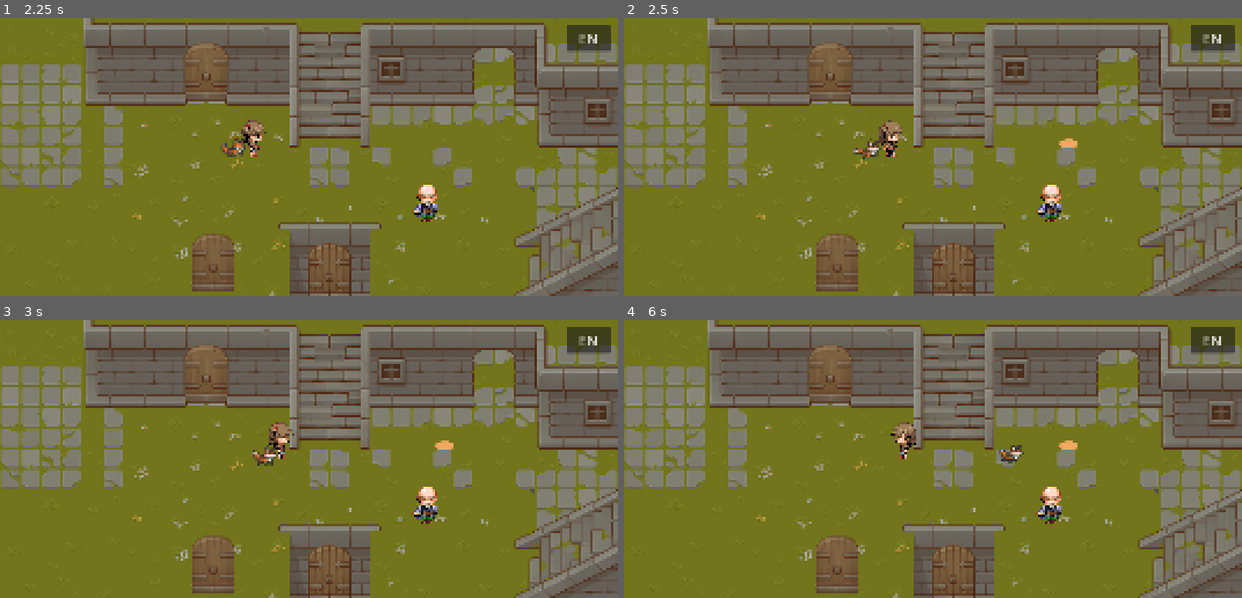
Above: before the commit, frames 1-4 (two rows, left to right).
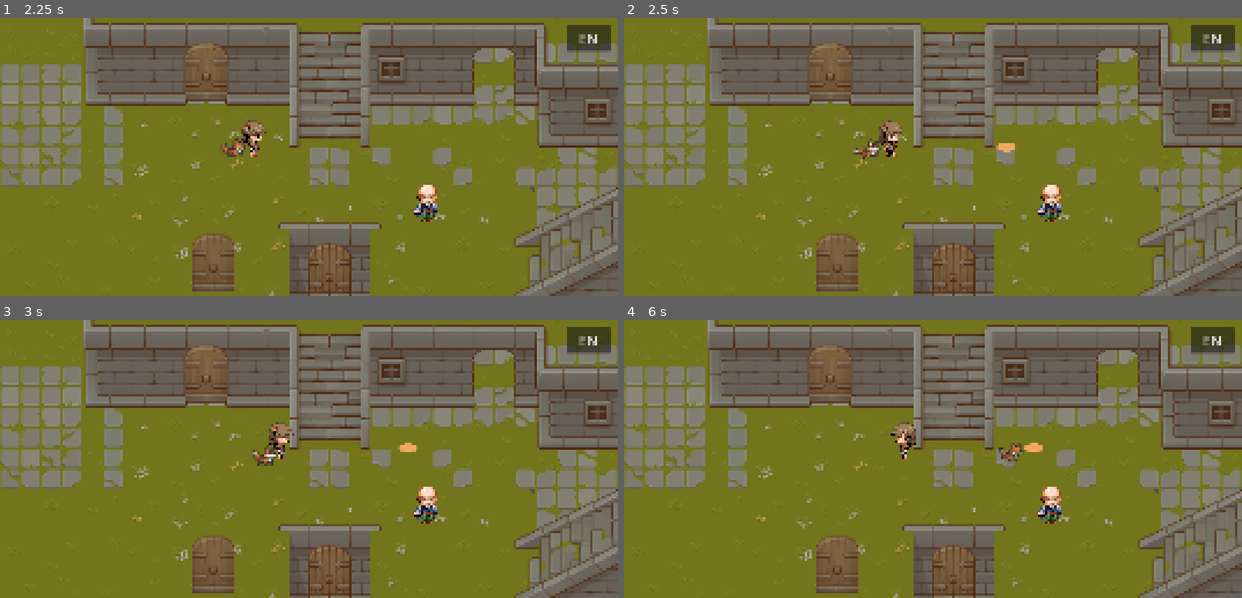
Above: after the commit, the same moments.

Repository: Davinca123/Everbond
Game: Godot game, scene res://scenes/main/main.tscn
Same seed, same stepped clock (60 frames per second), same inputs: the game is played once before the commit and once after it.
Inputs (mouse positions are in pixels of both pictures, inside the frame that each line leads up to):
- Up to frame 1 (2.25 s): click "EN" at 0.5 s; click "HU" at 1.25 s; tap Enter at 2 s; move the mouse to (444, 143) at 2.02 s; hold Right (ui_right) from 2.03 s (still down); hold E (interact) from 2.03 s (still down); click (444, 143) at 2.17 s
- Up to frame 2 (2.5 s): keep holding Right (ui_right); keep holding E (interact)
- Up to frame 3 (3 s): release Right (ui_right) at 2.75 s; release E (interact) at 2.75 s; drag from (185, 472) to (426, 520) at 2.77 s
- Up to frame 4 (6 s): move the mouse to (994, 397) at 3.52 s; hold Right (ui_right) 3.53-4.25 s; hold E (interact) 3.53-4.25 s; drag from (902, 514) to (784, 367) at 4.27 s; move the mouse to (1118, 500) at 5.02 s; hold Left (ui_left) 5.03-5.75 s; hold E (interact) 5.03-5.75 s; drag from (747, 417) to (1050, 520) at 5.77 s

Frame 1 is identical in both runs. In frame 2, 0.2% of the frame differs, in the area x 60-74%, y 43-49%; in frame 3, 0.2%; in frame 4, 0.3%, in the area x 60-74%, y 43-52%.

Commit message:
Keep the companion's destination within the send range
The destination is clamped to the range around the player's feet and
follows the player while the companion walks. During the wait the
companion comes back as soon as the player is out of range (plus a 40 px
tolerance). Path-finding drivers use an unlimited range override.

Co-Authored-By: Claude Opus 5.5 <noreply@anthropic.com>

Diff:
--- a/scenes/companion/companion.gd
+++ b/scenes/companion/companion.gd
@@ -36,6 +36,9 @@
 const GOTO_PROGRESS_DISTANCE: float = 10.0
 # Egy pont akkor van egy szint hálóján, ha a háló legközelebbi pontja ennyin belül van
 const NAV_REACH: float = 40.0
+# Várakozás közben ennyivel lehet a hős a küldési távolságon túl, mielőtt a lény feladja:
+# a cél a háló legközelebbi pontjára kerül, ami kicsit a távolságon túl is lehet
+const SEND_RANGE_TOLERANCE: float = 40.0
 
 # Hivatkozás a főhősre
 @onready var player = $"../Player"
@@ -75,6 +78,8 @@
 var current_state : State = State.FOLLOW
 
 # Változók a kattintásos mozgáshoz
+# tap_target: a koppintott pont; click_target_pos: az aktuális cél, a küldési távolságon belül
+var tap_target: Vector2 = Vector2.ZERO
 var click_target_pos : Vector2 = Vector2.ZERO
 var wait_timer: float = 0.0
 var stay_bar_shown: bool = false
@@ -107,14 +112,11 @@
 			handle_goto_logic(delta)
 		State.IDLE:
 			velocity = Vector2.ZERO
-			# Kis várakozás után visszaszalad a hőshöz
+			# Kis várakozás után visszaszalad a hőshöz; ha a hős közben túl messzire ment
+			# (a küldési távolságon túl), azonnal
 			wait_timer -= delta
-			if wait_timer <= 0.0:
-				current_state = State.FOLLOW
-				# Ha a hős szintjén vagyunk, de a hozzá vezető legrövidebb út más szinten át
-				# visz (pl. az alagúton jöttünk ide), azon megyünk vissza
-				if level_crossings.is_empty():
-					level_crossings = plan_crossings(player_feet.global_position, get_level(player))
+			if wait_timer <= 0.0 or is_player_out_of_range():
+				end_stay()
 
 	# IRÁNYBA FORDULÁS:
 	# Ha a sebesség x tengelye negatív, balra megy -> tükrözzük a képet
@@ -181,6 +183,18 @@
 	else:
 		velocity = Vector2.ZERO # Ha elég közel van, megáll
 
+# Vége a várakozásnak: vissza a hőshöz
+func end_stay() -> void:
+	current_state = State.FOLLOW
+	wait_timer = 0.0
+	# Ha a hős szintjén vagyunk, de a hozzá vezető legrövidebb út más szinten át
+	# visz (pl. az alagúton jöttünk ide), azon megyünk vissza
+	if level_crossings.is_empty():
+		level_crossings = plan_crossings(player_feet.global_position, get_level(player))
+
+func is_player_out_of_range() -> bool:
+	return feet.global_position.distance_to(player_feet.global_position) > PlayerData.get_companion_send_range() + SEND_RANGE_TOLERANCE
+
 # 2. LOGIKA: Séta a kattintott pontra
 func handle_goto_logic(delta: float):
 	# Ha a cél felé vezető legrövidebb út más szinten át visz (pl. az alagúton),
@@ -198,6 +212,14 @@
 			arrive()
 		return
 
+	# Újratervezéskor a cél követi a hőst, hogy a küldési távolságon belül maradjon.
+	# Ha a cél arrébb került, az elakadásfigyelés elölről kezdi (nem a lény akadt el).
+	if repath_timer <= 0.0:
+		var destination: Vector2 = get_reachable_point(clamp_to_send_range(tap_target))
+		if destination.distance_to(click_target_pos) > GOTO_PROGRESS_DISTANCE:
+			goto_best_distance = INF
+			goto_stuck_timer = 0.0
+		click_target_pos = destination
 	update_path(click_target_pos)
 
 	# Ha nem jutunk előre (pl. a cél fal mögött van, és nincs navigációs háló), feladjuk.
@@ -252,10 +274,22 @@
 	goto_stuck_timer = 0.0
 	goto_best_distance = INF
 	repath_timer = 0.0 # Azonnal új utat számolunk az új célhoz
-	goto_crossings = plan_crossings(target_pos)
+	tap_target = target_pos
+	var in_range_target: Vector2 = clamp_to_send_range(target_pos)
+	goto_crossings = plan_crossings(in_range_target)
 	# Falra/akadályra koppintva a legközelebbi elérhető pont lesz a cél (a jelölő is oda kerül)
-	click_target_pos = get_reachable_point(target_pos)
+	click_target_pos = get_reachable_point(in_range_target)
 	print("Lény: Indulok a koordinátára: ", click_target_pos)
+
+# A koppintott pont, ha a hős lábától a küldési távolságon belül van; különben a
+# távolság körének a koppintás felé eső pontja (egyenes vonalban mérve, nem az úton).
+# A távolságot mindig újra kiolvassuk, így egy új szint azonnal érvényes.
+func clamp_to_send_range(target: Vector2) -> Vector2:
+	var from: Vector2 = player_feet.global_position
+	var send_range: float = PlayerData.get_companion_send_range()
+	if from.distance_to(target) <= send_range:
+		return target
+	return from + from.direction_to(target) * send_range
 
 # A célhoz legközelebbi pont, ahová a lény eljut: az út vége azon a szinten, ahol a
 # koppintott út véget ér (az utolsó kapu után). A map_get_closest_point nem jó, mert nem
--- a/scripts/global/player_data.gd
+++ b/scripts/global/player_data.gd
@@ -14,6 +14,19 @@
 var companion_obedience: int = 1
 var companion_unlocked_skills: Array[String] = []
 
+# A küldési távolság (px) szintenként: a lény célja legfeljebb ennyire lehet a hős lábától
+# (docs/companion-training-plan.md, 1. és 8. rész; a számok ideiglenesek)
+const COMPANION_SEND_RANGES: Array[float] = [500.0, 650.0, 800.0, 1000.0, 1200.0]
+var companion_range_level: int = 0
+# Ha nagyobb 0-nál, ez a küldési távolság a szinttől függetlenül (tesztekhez, pl. az
+# útkeresési tesztek a pálya távoli pontjaira küldik a lényt)
+var companion_send_range_override: float = 0.0
+
+func get_companion_send_range() -> float:
+	if companion_send_range_override > 0.0:
+		return companion_send_range_override
+	return COMPANION_SEND_RANGES[clampi(companion_range_level, 0, COMPANION_SEND_RANGES.size() - 1)]
+
 func heal(amount: int) -> void:
 	current_health = clampi(current_health + amount, 0, max_health)
 	SignalBus.player_health_changed.emit(current_health, max_health)
--- a/test/drive.gd
+++ b/test/drive.gd
@@ -60,6 +60,8 @@
 var out = OS.get_environment("OUT"); var name_ = OS.get_environment("SCENARIO")
 
 func _ready():
+	# Az útkeresést teszteljük, nem a küldési távolságot: a lény a pálya távoli pontjaira is elmegy
+	PlayerData.companion_send_range_override = INF
 	main = load("res://scenes/main/main.tscn").instantiate()
 	add_child(main)
 	world = SceneManager.current_map
--- a/test/tap_test.gd
+++ b/test/tap_test.gd
@@ -90,6 +90,20 @@
 	# A kamera simítása miatt várunk, amíg a kép megáll
 	await seconds(1.5)
 
+# Megvárjuk, amíg a lény újra a hős mellett jár (követő állapot, közel a hőshöz)
+func wait_until_following(timeout: float = 8.0) -> void:
+	var t := 0.0
+	while (comp.current_state != comp.State.FOLLOW or cfeet.global_position.distance_to(pfeet.global_position) > comp.min_distance + 20.0) and t < timeout:
+		await get_tree().physics_frame
+		t += get_physics_process_delta_time()
+
+# A hős adott ideig megy egy irányba (a joystick szignálján át)
+func walk(direction: Vector2, time: float) -> void:
+	SignalBus.joystick_moved.emit(direction)
+	await seconds(time)
+	SignalBus.joystick_moved.emit(Vector2.ZERO)
+	await frames(2)
+
 # --- esetek ---
 
 func run() -> void:
@@ -172,6 +186,8 @@
 	await check("multitouch_tap_while_moving", taps == 1 and comp.current_state != comp.State.FOLLOW and still_moving,
 			"taps=%d state=%d player_moving=%s" % [taps, comp.current_state, still_moving])
 	await seconds(4.5)
+
+	await run_send_range()
 
 	# 7. Az interakció gomb megnyomása nem küldi el a lényt, és a dialógus alatti koppintások sem
 	var npc = world.get_node("YSort_Entities/Npc")
@@ -277,3 +293,77 @@
 	await check("locked_door_opens_with_key", was_current and not door.is_locked and door.is_open,
 			"was_current=%s locked=%s open=%s" % [was_current, door.is_locked, door.is_open])
 	await seconds(1.0)
+
+# --- küldési távolság (docs/companion-training-plan.md, 1. rész) ---
+
+func run_send_range() -> void:
+	var send_range: float = PlayerData.get_companion_send_range()
+
+	# 12. Távolságon túli koppintás: a cél a távolság körén van, a koppintás felé, és a jelölő ott van
+	await wait_until_following()
+	await settle()
+	var target: Vector2 = pfeet.global_position + Vector2(900, 40)
+	await tap(to_window(target))
+	await frames(3)
+	var from_player: Vector2 = comp.click_target_pos - pfeet.global_position
+	var marker_spot: Vector2 = comp.target_marker.get_child(0).global_position
+	await check("tap_beyond_range_clamped", absf(from_player.length() - send_range) < 40.0 \
+			and from_player.angle_to(target - pfeet.global_position) < 0.1 and marker_spot.distance_to(comp.click_target_pos) < 2.0,
+			"dist=%.0f range=%.0f marker=%s dest=%s" % [from_player.length(), send_range, marker_spot.round(), comp.click_target_pos.round()])
+	await wait_until_idle(6.0)
+	await wait_until_following()
+
+	# 13. A hős mozog, amíg a lény megy: a cél vele mozog, a távolságon belül marad, és ha
+	# a hős visszamegy, a cél visszaáll a koppintott pontra
+	await settle()
+	target = pfeet.global_position + Vector2(480, 0)
+	await tap(to_window(target))
+	await frames(3)
+	await walk(Vector2.LEFT, 0.6)
+	await frames(10)
+	var moved_dest: Vector2 = comp.click_target_pos
+	var dest_dist: float = moved_dest.distance_to(pfeet.global_position)
+	var walking: bool = comp.current_state == comp.State.GO_TO_TARGET
+	await walk(Vector2.RIGHT, 0.6)
+	await frames(10)
+	var back_dest: Vector2 = comp.click_target_pos
+	await check("destination_follows_player", walking and moved_dest.x < target.x - 40.0 and dest_dist <= send_range + 2.0 \
+			and back_dest.distance_to(target) < 5.0,
+			"walking=%s moved=%s dist=%.0f back=%s target=%s" % [walking, moved_dest.round(), dest_dist, back_dest.round(), target.round()])
+	await wait_until_idle(6.0)
+	await wait_until_following()
+
+	# 14. A hős a távolságon belül mozog a várakozás alatt: a lény kivárja az időt
+	await settle()
+	target = pfeet.global_position + Vector2(300, 0)
+	await tap(to_window(target))
+	await wait_until_idle(5.0)
+	await walk(Vector2.LEFT, 0.4)
+	await frames(5)
+	var still_waiting: bool = comp.current_state == comp.State.IDLE
+	await seconds(comp.stay_duration)
+	await check("player_moves_within_range_keeps_wait", still_waiting and comp.current_state == comp.State.FOLLOW,
+			"still_waiting=%s state=%d" % [still_waiting, comp.current_state])
+	await wait_until_following()
+
+	# 15. A hős kilép a távolságból a várakozás alatt: a lény abban a pillanatban feladja,
+	# és a csík eltűnik
+	await settle()
+	target = pfeet.global_position + Vector2(440, 0)
+	await tap(to_window(target))
+	await wait_until_idle(5.0)
+	var waited_at: Vector2 = cfeet.global_position
+	var limit: float = send_range + comp.SEND_RANGE_TOLERANCE
+	var gave_up_at: float = -1.0
+	SignalBus.joystick_moved.emit(Vector2.LEFT)
+	for i in 120:
+		await get_tree().physics_frame
+		if comp.current_state != comp.State.IDLE:
+			gave_up_at = waited_at.distance_to(pfeet.global_position)
+			break
+	SignalBus.joystick_moved.emit(Vector2.ZERO)
+	await frames(3)
+	await check("player_leaves_range_ends_wait", gave_up_at > limit and gave_up_at < limit + 10.0 \
+			and comp.current_state == comp.State.FOLLOW and not comp.stay_bar_shown,
+			"gave_up_at=%.0f limit=%.0f state=%d bar=%s" % [gave_up_at, limit, comp.current_state, comp.stay_bar_shown])
+	await wait_until_following()
Not shown, changed: .claude/skills/run-game/exit_smoke.gd
Not shown, changed: .claude/skills/run-game/house_smoke.gd
Not shown, changed: docs/companion-training-plan.md
Not shown, changed: docs/gameplay-plan.md
